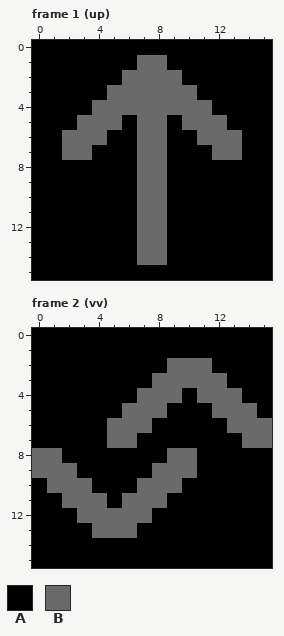
Pixel-art file -- graphics_source/spr_complex_symbols.aseprite. Above is the file before it was changed.
16x16 pixels, 3 frames. Shown: frame 1 (up), frame 2 (vv). The commit also changed other frames, which this record leaves out.
Palette (. is transparent): A #000000  B #6a6a6a
After:
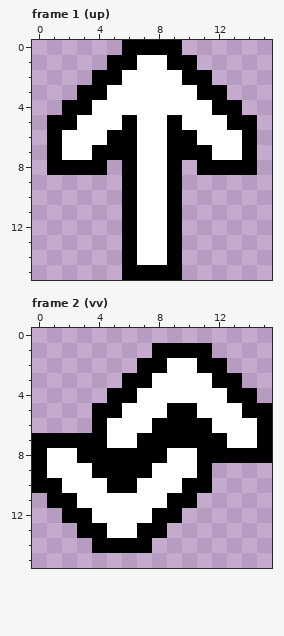
Difference:
layer "bg_color" removed
Colour B changes from #6a6a6a to #ffffff.
Frame 1 (up):
The edit erases colour A in row 0 at x 0 to 5 and 10 to 15; in row 1 at x 0 to 4 and 11 to 15; in row 2 at x 0 to 3 and 12 to 15; in row 3 at x 0 to 2 and 13 to 15; in row 4 at x 0 to 1 and 14 to 15; in rows 5 to 7 at x 0 and 15.
The edit erases colour A in row 8 at x 0, 5, 10 and 15; in rows 9 to 15 at x 0 to 5 and 10 to 15.
Frame 2 (vv):
Colour B gives way to colour A in row 2 at x 11; in row 3 at x 12; in row 4 at x 13; in row 5 at x 14; in rows 6 to 7 at x 15; in rows 8 to 9 at x 0.
Colour B gives way to colour A in row 10 at x 1; in row 11 at x 2; in row 12 at x 3; in row 13 at x 4.
Colour A gives way to colour B in row 4 at x 10; in row 5 at x 11; in row 6 at x 12; in row 7 at x 13; in row 8 at x 2; in row 9 at x 3.
Colour A gives way to colour B in row 10 at x 4; in row 11 at x 5.
The edit erases colour A in row 0 at x 0 to 15; in row 1 at x 0 to 7 and 12 to 15; in row 2 at x 0 to 6 and 13 to 15; in row 3 at x 0 to 5 and 14 to 15; in row 4 at x 0 to 4 and 15; in rows 5 to 6 at x 0 to 3.
The edit erases colour A in rows 9 to 10 at x 12 to 15; in row 11 at x 0 and 11 to 15; in row 12 at x 0 to 1 and 10 to 15; in row 13 at x 0 to 2 and 9 to 15; in row 14 at x 0 to 3 and 8 to 15; in row 15 at x 0 to 15.
Where, in picture pixels (left, top, right, bottom), the same in both pictures:
changed: (32, 40, 272, 280)
changed: (32, 328, 272, 568)
